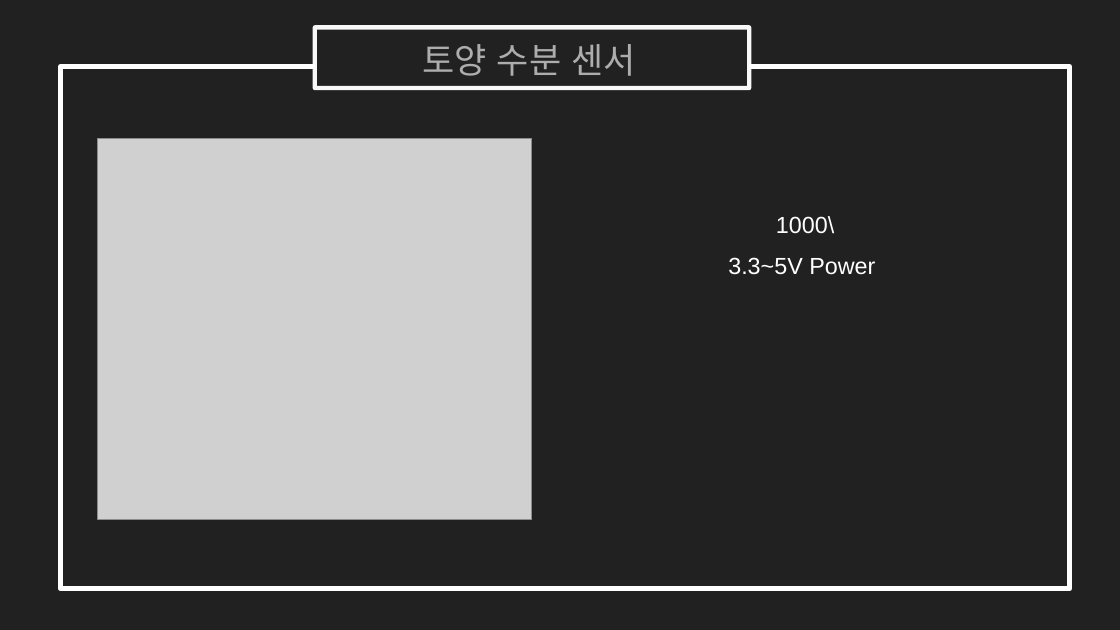
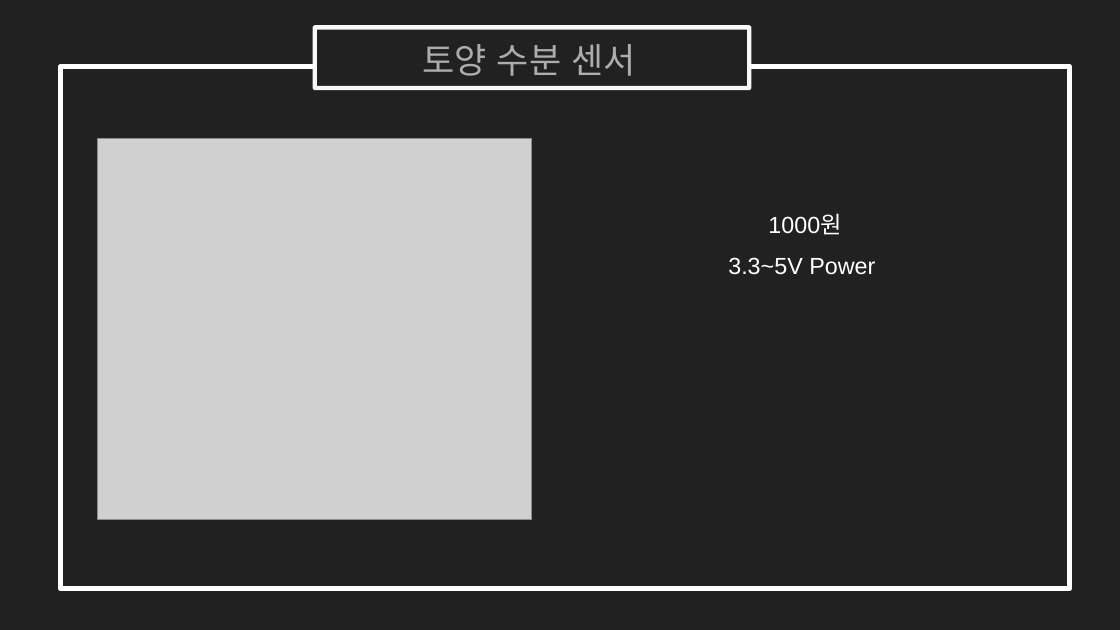
Before and after one commit to ForGraduate2020/Second-Semester, a slide deck: slide 11 of 19.11.06.pptx. Drawn at 1120x630 pixels with LibreOffice and Linux fonts; fonts in the diff are those of the drawing; grey boxes stand for pictures. Boxes give left, top, right and bottom in pixels: in the first picture for what was removed or moved away, otherwise in the second. Text is boxed around its words. In the diff, an @@ line names an element or a change of style, - is before the commit and + after.

```diff
--- a/19.11.06.pptx
+++ b/19.11.06.pptx
@@ text at (x1=768, y1=215, x2=841, y2=235): text changed @@
-1000\
+1000원
```
Also in this commit, not shown: 5 other slides changed.
